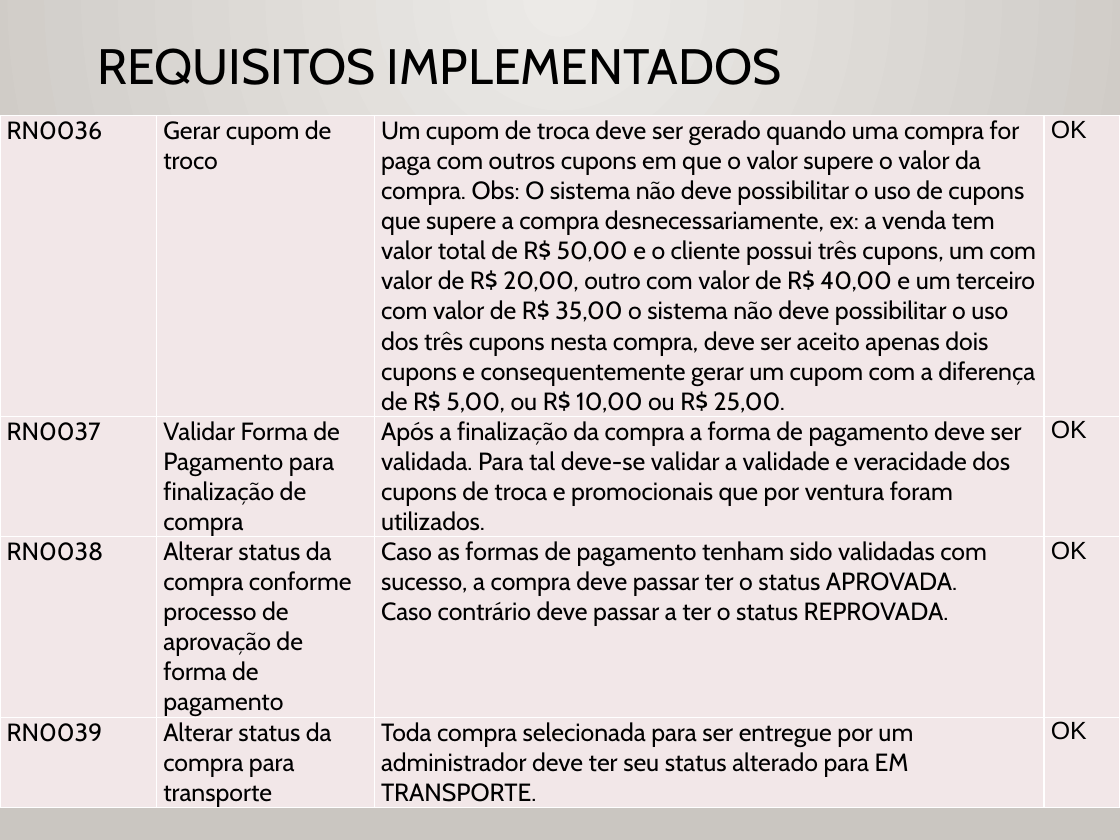
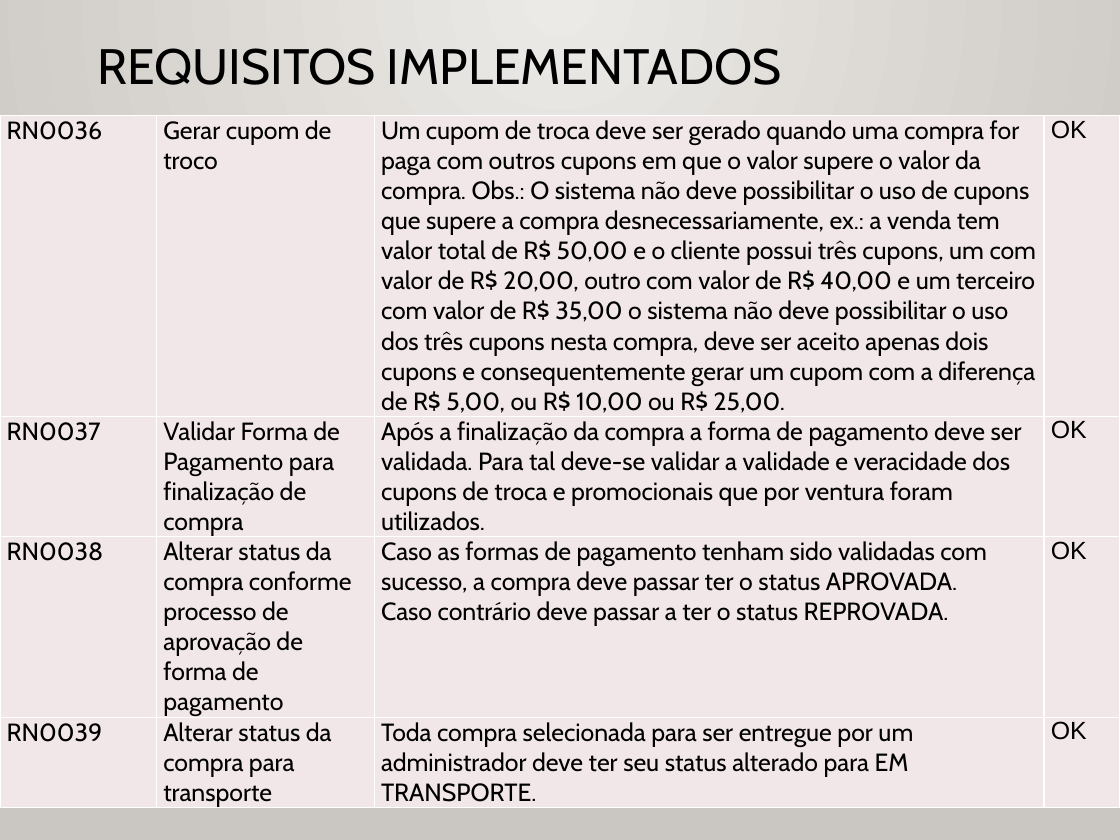
Before and after one commit to gabriellima09/DrinkIt, a slide deck: slide 16 of DrinkIt.WebApp/Artifacts/Apresentação TG - Drink-IT - Gabriel Lima - Gustavo da Rosa.pptx. Drawn at 1120x840 pixels with LibreOffice and Linux fonts; fonts in the diff are those of the drawing; background and template pictures are left out. Boxes give left, top, right and bottom in pixels: in the first picture for what was removed or moved away, otherwise in the second. Text is boxed around its words. In the diff, an @@ line names an element or a change of style, - is before the commit and + after.

```diff
--- a/DrinkIt.WebApp/Artifacts/Apresentação TG - Drink-IT - Gabriel Lima - Gustavo da Rosa.pptx
+++ b/DrinkIt.WebApp/Artifacts/Apresentação TG - Drink-IT - Gabriel Lima - Gustavo da Rosa.pptx
@@ table at (x1=0, y1=115, x2=1120, y2=810) @@
-row 1, column 3: Um cupom de troca deve ser gerado quando uma compra for paga com outros cupons em que o valor supere o valor da compra. Obs: O sistema não deve possibilitar o uso de cupons que supere a compra desnecessariamente, ex: a venda tem valor total de R$ 50,00 e o cliente possui três cupons, um com valor de R$ 20,00, outro com valor de R$ 40,00 e um terceiro com valor de R$ 35,00 o sistema não deve possibilitar o uso dos três cupons nesta compra, deve ser aceito apenas dois cupons e consequentemente gerar um cupom com a diferença de R$ 5,00, ou R$ 10,00 ou R$ 25,00.
+row 1, column 3: Um cupom de troca deve ser gerado quando uma compra for paga com outros cupons em que o valor supere o valor da compra. Obs.: O sistema não deve possibilitar o uso de cupons que supere a compra desnecessariamente, ex.: a venda tem valor total de R$ 50,00 e o cliente possui três cupons, um com valor de R$ 20,00, outro com valor de R$ 40,00 e um terceiro com valor de R$ 35,00 o sistema não deve possibilitar o uso dos três cupons nesta compra, deve ser aceito apenas dois cupons e consequentemente gerar um cupom com a diferença de R$ 5,00, ou R$ 10,00 ou R$ 25,00.
```
Also in this commit, not shown: 3 other slides changed.
